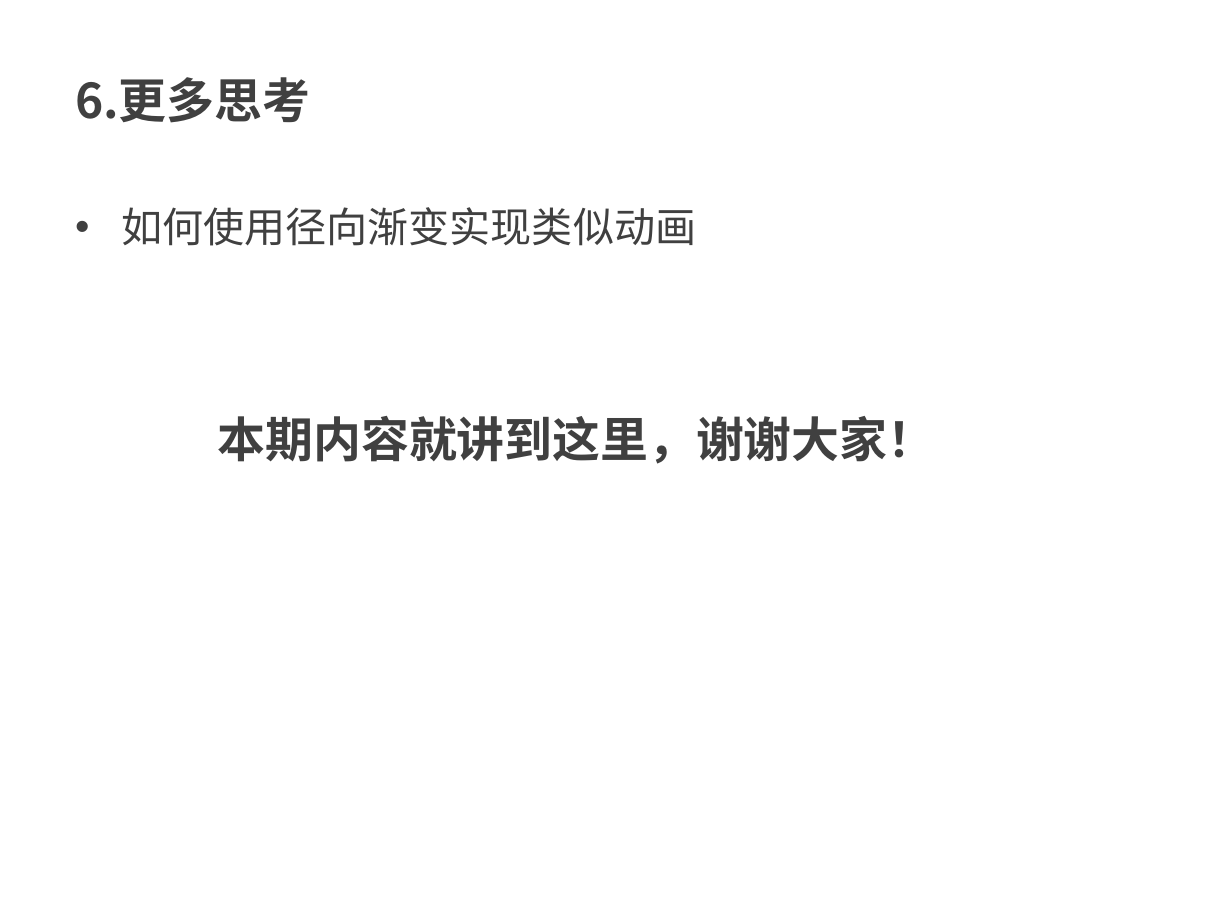
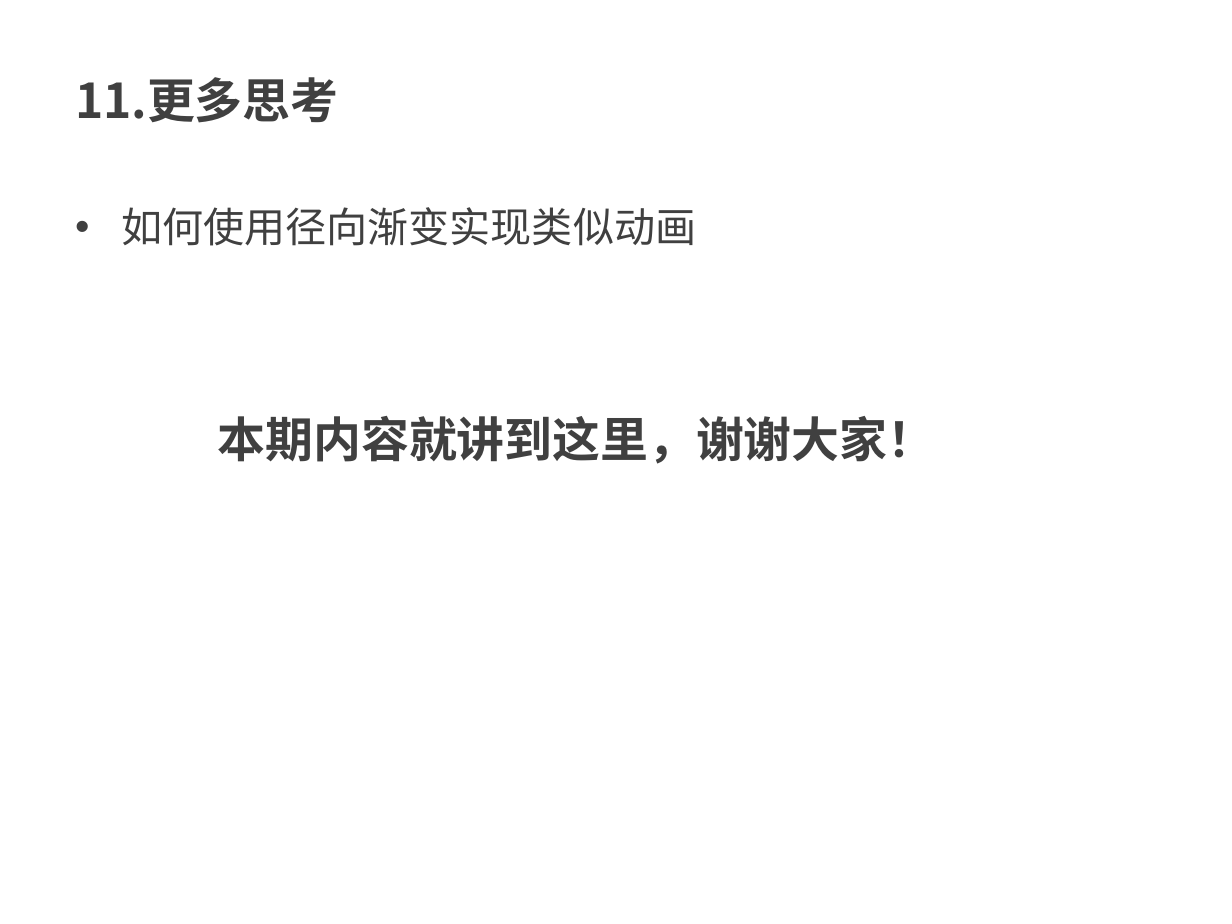
Before and after one commit to kong66/webAni, a slide deck: slide 16 of 13-svg-filter1/svg-filter-1.pptx (slide 18 before the commit). Drawn at 1232x924 pixels with LibreOffice and Linux fonts; fonts in the diff are those of the drawing. Boxes give left, top, right and bottom in pixels: in the first picture for what was removed or moved away, otherwise in the second. Text is boxed around its words. In the diff, an @@ line names an element or a change of style, - is before the commit and + after.

```diff
--- a/13-svg-filter1/svg-filter-1.pptx
+++ b/13-svg-filter1/svg-filter-1.pptx
@@ text at box(75, 77, 338, 123): text changed @@
-6.更多思考
+11.更多思考
```
Also in this commit, not shown: 2 other slides changed, 13 slides added, 15 slides removed, 2 other files.
